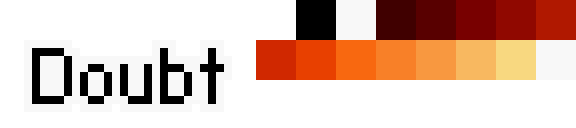
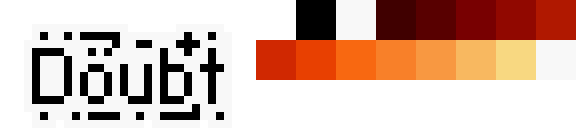
Layer changes from the first 576px x 128px image to the second:
renamed "Layer 2" to "Layer 0", showed it over [32, 24, 232, 128]
